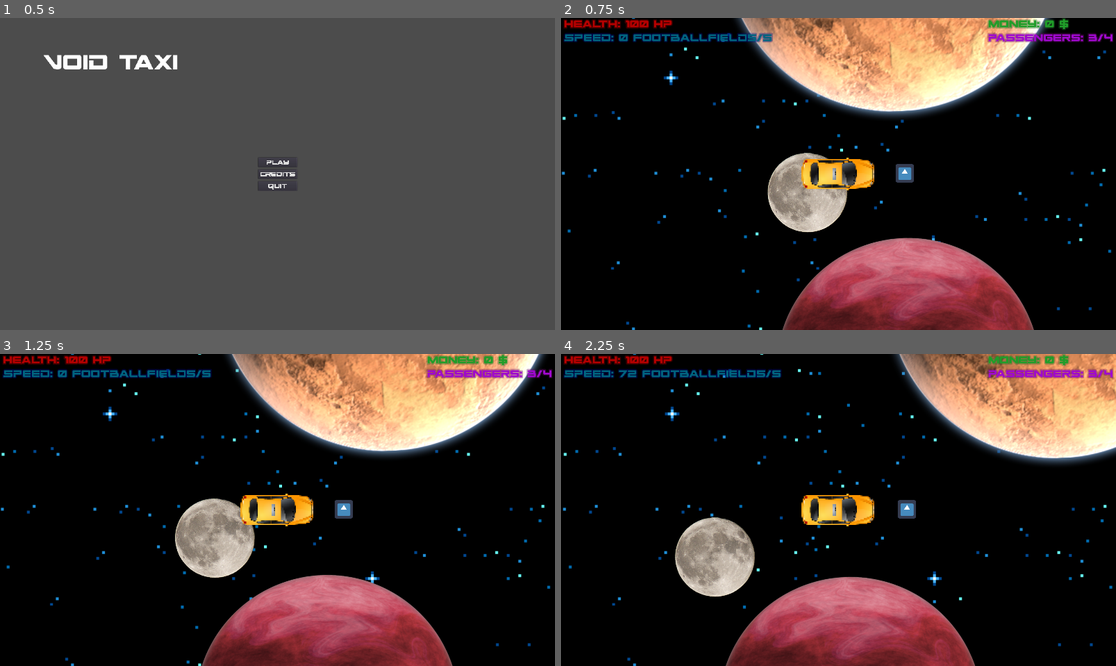
Above: before the commit, frames 1-4 (two rows, left to right).
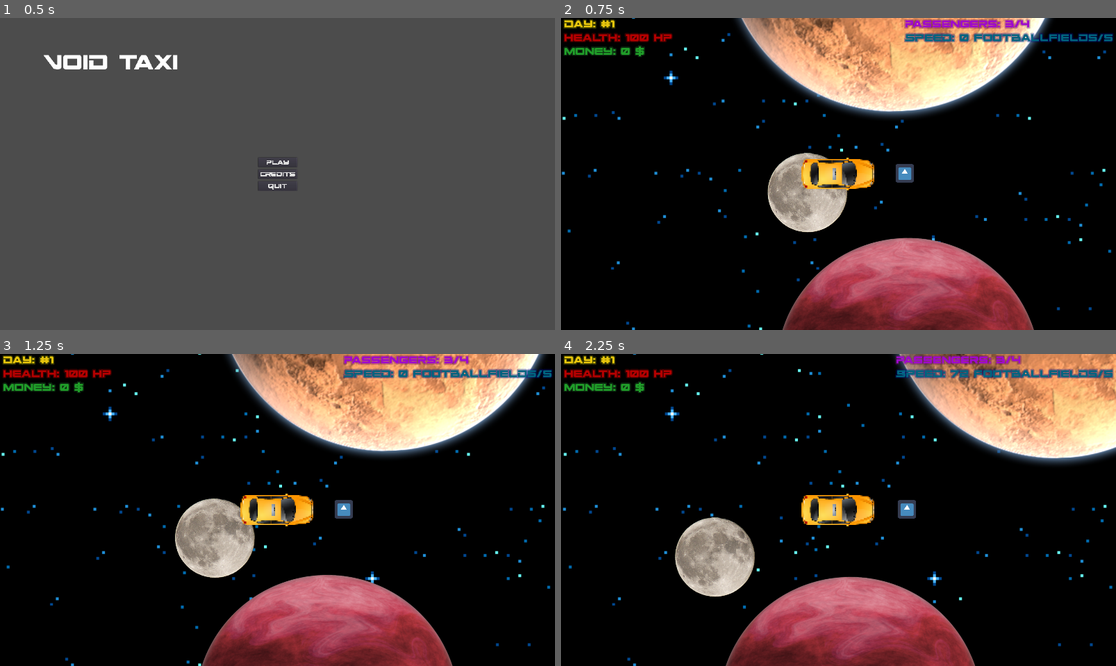
Above: after the commit, the same moments.

Repository: game-jam-team-gut/void-taxi
Game: Godot game, scene res://MainMenu.tscn
The game is run twice, just before and just after one commit, with the same random seed, the same clock (stepped at 60 frames per second) and the same inputs. The engine's default icon, where the game draws it, is replaced by a stand-in: a white triangle on a blue panel in a dark square.
Inputs:
- Up to frame 1 (0.5 s): no input
- Up to frame 2 (0.75 s): click "Play" at 0.5 s
- Up to frame 3 (1.25 s): no input
- Up to frame 4 (2.25 s): hold Right (ui_right) 1.28-2.03 s; hold Down (ui_down) from 2.03 s (still down)

Frame 1 is identical in both runs. In frame 2, 3.8% of the frame differs, in the area x 0-100%, y 0-13%; in frame 3, 3.8%; in frame 4, 3.9%.

Commit message:
Day cycle, rarranged GUI

Diff:
--- a/Void/Taxi.tscn
+++ b/Void/Taxi.tscn
@@ -11,16 +11,16 @@
 [sub_resource type="RectangleShape2D" id=2]
 extents = Vector2( 127.011, 57.3468 )
 
+[sub_resource type="DynamicFont" id=7]
+size = 48
+outline_size = 4
+outline_color = Color( 0.968627, 1, 0, 0.196078 )
+font_data = ExtResource( 5 )
+
 [sub_resource type="DynamicFont" id=3]
 size = 48
 outline_size = 4
 outline_color = Color( 1, 0, 0, 0.196078 )
-font_data = ExtResource( 5 )
-
-[sub_resource type="DynamicFont" id=4]
-size = 48
-outline_size = 4
-outline_color = Color( 0, 0.0392157, 0.501961, 0.352941 )
 font_data = ExtResource( 5 )
 
 [sub_resource type="DynamicFont" id=5]
@@ -35,8 +35,14 @@
 outline_color = Color( 0.392157, 0.0235294, 0.4, 0.352941 )
 font_data = ExtResource( 5 )
 
+[sub_resource type="DynamicFont" id=4]
+size = 48
+outline_size = 4
+outline_color = Color( 0, 0.0392157, 0.501961, 0.352941 )
+font_data = ExtResource( 5 )
+
 [node name="Taxi" type="KinematicBody2D"]
-position = Vector2( 512.578, 299.004 )
+position = Vector2( 960, 540 )
 script = ExtResource( 2 )
 
 [node name="PassengerSystem" type="Node" parent="."]
@@ -68,24 +74,27 @@
 }
 
 [node name="VBoxContainer" type="VBoxContainer" parent="CanvasLayer/HBoxContainer"]
-margin_bottom = 90.0
+__meta__ = {
+"_edit_use_anchors_": false
+}
+
+[node name="Day" type="Label" parent="CanvasLayer/HBoxContainer/VBoxContainer"]
+custom_fonts/font = SubResource( 7 )
+custom_colors/font_color = Color( 0.913725, 0.780392, 0.0509804, 1 )
 __meta__ = {
 "_edit_use_anchors_": false
 }
 
 [node name="Health" type="Label" parent="CanvasLayer/HBoxContainer/VBoxContainer"]
-margin_bottom = 43.0
 custom_fonts/font = SubResource( 3 )
 custom_colors/font_color = Color( 0.713726, 0, 0, 1 )
 __meta__ = {
 "_edit_use_anchors_": false
 }
 
-[node name="Speed" type="Label" parent="CanvasLayer/HBoxContainer/VBoxContainer"]
-margin_top = 47.0
-margin_bottom = 90.0
-custom_fonts/font = SubResource( 4 )
-custom_colors/font_color = Color( 0, 0.392157, 0.501961, 1 )
+[node name="Money" type="Label" parent="CanvasLayer/HBoxContainer/VBoxContainer"]
+custom_fonts/font = SubResource( 5 )
+custom_colors/font_color = Color( 0.129412, 0.619608, 0.164706, 1 )
 __meta__ = {
 "_edit_use_anchors_": false
 }
@@ -99,24 +108,23 @@
 }
 
 [node name="VBoxContainer2" type="VBoxContainer" parent="CanvasLayer/HBoxContainer2"]
-margin_bottom = 90.0
-__meta__ = {
-"_edit_use_anchors_": false
-}
-
-[node name="Money" type="Label" parent="CanvasLayer/HBoxContainer2/VBoxContainer2"]
-margin_bottom = 43.0
-custom_fonts/font = SubResource( 5 )
-custom_colors/font_color = Color( 0.129412, 0.619608, 0.164706, 1 )
 __meta__ = {
 "_edit_use_anchors_": false
 }
 
 [node name="Passengers" type="Label" parent="CanvasLayer/HBoxContainer2/VBoxContainer2"]
+margin_bottom = 43.0
+custom_fonts/font = SubResource( 6 )
+custom_colors/font_color = Color( 0.627451, 0.0392157, 0.807843, 1 )
+__meta__ = {
+"_edit_use_anchors_": false
+}
+
+[node name="Speed" type="Label" parent="CanvasLayer/HBoxContainer2/VBoxContainer2"]
 margin_top = 47.0
 margin_bottom = 90.0
-custom_fonts/font = SubResource( 6 )
-custom_colors/font_color = Color( 0.627451, 0.0392157, 0.807843, 1 )
+custom_fonts/font = SubResource( 4 )
+custom_colors/font_color = Color( 0, 0.392157, 0.501961, 1 )
 __meta__ = {
 "_edit_use_anchors_": false
 }
@@ -130,4 +138,7 @@
 scale = Vector2( 1, 10 )
 enabled = true
 cast_to = Vector2( -130, 0 )
+
+[node name="Timer" type="Timer" parent="."]
 [connection signal="area_entered" from="PassengerDetector" to="PassengerSystem" method="_on_PassengerDetector_area_entered"]
+[connection signal="timeout" from="Timer" to="." method="_on_Timer_timeout"]
--- a/Void/Taxi/Taxi.gd
+++ b/Void/Taxi/Taxi.gd
@@ -23,6 +23,9 @@
 
 var money = 0
 var health = 100
+
+onready var timer=get_node("Timer")
+var day = 0
 
 onready var collision_raycast_forward = get_node("RayCast2DForward")
 onready var collision_raycast_backwards = get_node("RayCast2DBackwards")
@@ -73,20 +76,29 @@
 	rotation += rotation_dir * ROTATION_FACTOR * delta
 	collision = move_and_collide(velocity * delta) #registering collisions for bounce mechanic
 
+func _ready(): #setting the timer time to 600 seconds (10 minutes) and starting the timer, calling a timeout when it ends
+	timer.set_wait_time(600)
+	timer.start()
+	_on_Timer_timeout()
+
 func check_health():
 	if(health<=0): #game over
 		get_tree().change_scene("res://MainMenu.tscn")
 
 func taxi_UI():
 	$CanvasLayer/HBoxContainer/VBoxContainer/Health.text = "Health: " + var2str(health) + " HP" #current health
-	$CanvasLayer/HBoxContainer2/VBoxContainer2/Money.text = "Money: " + var2str(money) + " $" #current money
+	$CanvasLayer/HBoxContainer/VBoxContainer/Day.text = "Day: #" + var2str(day) #current day
+	$CanvasLayer/HBoxContainer/VBoxContainer/Money.text = "Money: " + var2str(money) + " $" #current money
 	if collision_raycast_forward.is_colliding() || collision_raycast_backwards.is_colliding():
-		$CanvasLayer/HBoxContainer/VBoxContainer/Speed.text = "Speed: 0 footballfields/s"
+		$CanvasLayer/HBoxContainer2/VBoxContainer2/Speed.text = "Speed: 0 footballfields/s"
 	else:
-		$CanvasLayer/HBoxContainer/VBoxContainer/Speed.text = "Speed: " + var2str(abs(speed)) + " footballfields/s"
+		$CanvasLayer/HBoxContainer2/VBoxContainer2/Speed.text = "Speed: " + var2str(abs(speed)) + " footballfields/s"
 
 func emit_pickup_signal(planet):
 	emit_signal("passenger_pickup", planet)
 
 func emit_passenger_delivered_signal(planet):
 	emit_signal("passenger_delivered", planet)
+
+func _on_Timer_timeout():
+	day+=1
Not shown: 1 places in Void/Taxi.tscn that only renumber resources
